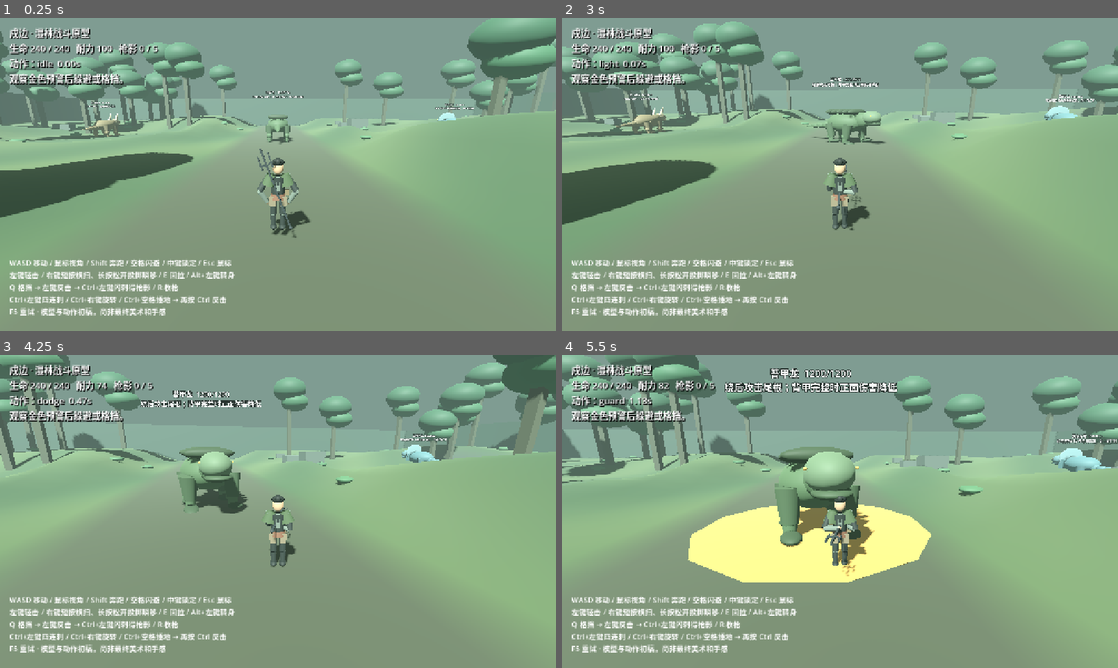
Above: before the commit, frames 1-4 (two rows, left to right).
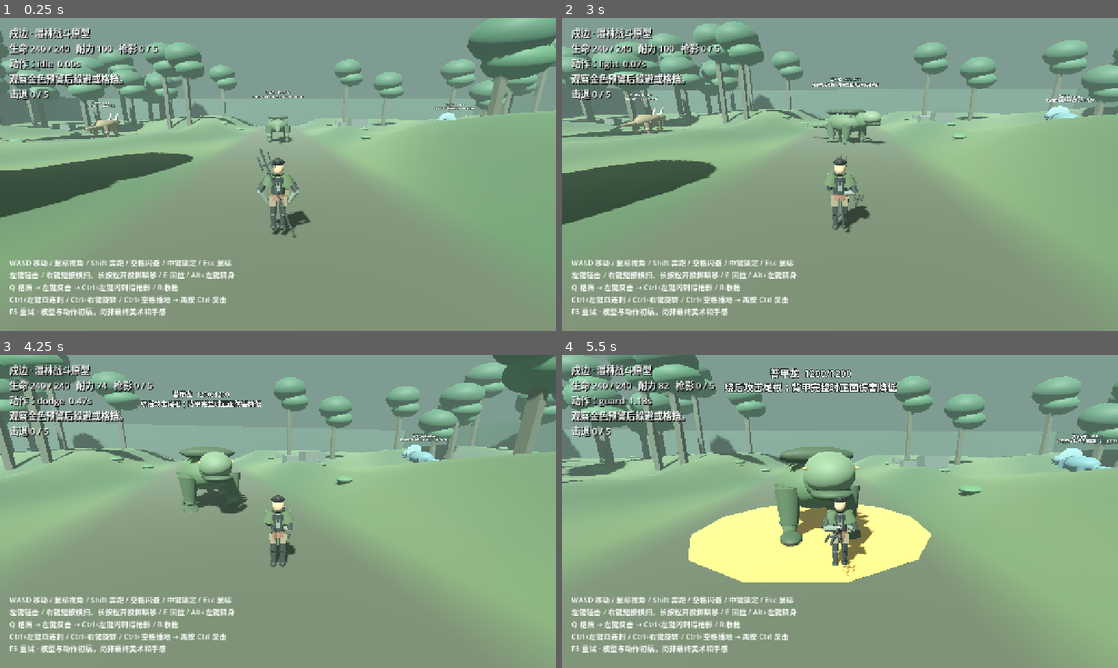
Above: after the commit, the same moments.

Repository: Rain-ziyu/huntbound
Game: Godot game, scene res://scenes/main/main.tscn
Same seed, same stepped clock (60 frames per second), same inputs: the game is played once before the commit and once after it.
Inputs (mouse positions are in pixels of both pictures, inside the frame that each line leads up to):
- Up to frame 1 (0.25 s): no input
- Up to frame 2 (3 s): tap Enter at 0.5 s; move the mouse to (867, 174) at 0.52 s; hold W from 0.53 s (still down); tap Q at 0.6 s; click (867, 174) at 0.67 s; tap Space at 0.77, 1.52 s; move the mouse to (812, 174) at 1.27 s; tap E at 1.35 s; move the mouse to (851, 168) at 2.02 s; tap R at 2.1 s; move the mouse to (834, 180) at 2.77 s; tap Ctrl at 2.85 s; click (834, 180) at 2.92 s
- Up to frame 3 (4.25 s): keep holding W; tap Space at 3.02, 3.77 s; move the mouse to (316, 514) at 3.52 s; hold Shift from 3.53 s (still down)
- Up to frame 4 (5.5 s): keep holding W; move the mouse to (795, 508) at 4.27 s; release Shift at 4.28 s; tap Q at 4.35 s; tap Space at 4.52 s; move the mouse to (845, 511) at 5.02 s; tap E at 5.1 s; click (845, 511) at 5.17 s

The runs differ from the first frame. In frame 1, 0.1% of the frame differs, in the area x 1-9%, y 22-27%; in frame 2, 0.3%, in the area x 1-55%, y 22-69%; in frame 3, 0.1%; in frame 4, 0.1%.

Commit message:
feat: add encounter lifecycle feedback and combat replays

Diff:
--- a/scripts/forest_world.gd
+++ b/scripts/forest_world.gd
@@ -97,6 +97,14 @@
 	var c = hunter.combat
 	hud.text = "戍边 · 湿林战斗原型\n生命 %d / 240   耐力 %d   枪影 %d / 5\n动作：%s  %.2fs\n%s" % [int(c.health),int(c.stamina),c.shadow_lifetimes.size(),c.action,c.elapsed,hunter.message]
 	if c.health<=0: hud.text += "\n任务失败 · F5 重试"
+	var defeated := 0
+	for monster in get_tree().get_nodes_in_group("monsters"):
+		if monster.health<=0: defeated += 1
+	hud.text += "\n击退 %d / 5" % defeated
+	if defeated==5 and c.health>0: hud.text += "\n林地已清理 · F5 重新挑战"
+	if is_instance_valid(hunter.lock_target) and hunter.lock_target.health>0:
+		var m = hunter.lock_target
+		hud.text += "\n锁定：%s  %d/%d\n%s\n对策：%s" % [m.data.name,ceili(m.health),int(m.data.health),m.data.trait,m.data.weakness]
 
 func capture() -> void:
 	await get_tree().create_timer(1).timeout
--- a/scripts/monster.gd
+++ b/scripts/monster.gd
@@ -3,6 +3,7 @@
 const Hazard = preload("res://scripts/hazard.gd")
 const CreatureModel = preload("res://scripts/creature_model.gd")
 var gait := 0.0
+var weak_marker: MeshInstance3D
 var data: Dictionary
 var target: CharacterBody3D
 var health := 0.0
@@ -28,6 +29,12 @@
 	collider.position.y = shape.height/2
 	add_child(collider)
 	mesh = CreatureModel.create(self,data)
+	var s: float = data.size
+	var marker_pos := Vector3(0,s*0.58,s*0.48)
+	if data.weak_side=="front": marker_pos = Vector3(0,s*0.78,-s*0.70)
+	elif data.weak_side=="flank": marker_pos = Vector3(s*0.37,s*0.58,0)
+	weak_marker = Visuals.piece(mesh,marker_pos,Vector3(0.22,0.22,0.22),Color("e6c57c"),true)
+	weak_marker.material_override = Visuals.mat(Color("e6c57c"),true)
 	tell = Visuals.piece(self,Vector3(0,0.05,0),Vector3(float(data.reach)*2,0.025,float(data.reach)*2),Color("b48848"),true)
 	tell.visible = false
 	label = Label3D.new()
@@ -40,11 +47,15 @@
 
 func _physics_process(delta: float) -> void:
 	if health <= 0:
+		collision_layer = 0
+		collision_mask = 0
+		weak_marker.visible = false
 		mesh.rotation.z = lerpf(mesh.rotation.z,1.35,delta*3)
 		tell.visible = false
 		label.text = str(data.name)+" 已击退"
 		return
 	label.text = "%s  %d/%d\n%s" % [data.name,ceili(health),int(data.health),data.weakness]
+	weak_marker.visible = data.weak_side=="rear" or (data.weak_side=="front" and phase=="windup") or (data.weak_side=="flank" and exposed>0)
 	stagger = maxf(0,stagger-delta)
 	exposed = maxf(0,exposed-delta)
 	if not is_on_floor(): velocity.y -= 25*delta
@@ -57,6 +68,13 @@
 		move_and_slide()
 		return
 	if not is_instance_valid(target): return
+	if target.combat.health<=0:
+		phase = "idle"
+		tell.visible = false
+		velocity.x = 0
+		velocity.z = 0
+		move_and_slide()
+		return
 	var offset := target.global_position-global_position
 	offset.y = 0
 	var distance := offset.length()
@@ -73,6 +91,7 @@
 				clock = 0
 				target_point = target.global_position
 				attack_done = false
+				disrupted = 0
 	elif phase == "windup":
 		tell.visible = true
 		tell.material_override.albedo_color = Color("71cce4") if data.pattern=="pulse" else (Color("93ae55") if data.pattern=="mist" else Color("c39a55"))
--- a/scripts/player.gd
+++ b/scripts/player.gd
@@ -147,7 +147,7 @@
 			"light","flash","fourfold":
 				var pulse := sin(p*PI) if combat.action!="fourfold" else sin(p*PI*4)
 				w.position.z -= maxf(0,pulse)*0.15
-				w.rotation.x -= 0.18
+				w.rotation.x += 0.18
 			"heavy","turn","spin","finisher":
 				w.rotation.y = -1.5+p*(TAU if combat.action in ["turn","spin","finisher"] else 3)
 				if combat.action=="finisher" and p>0.55: rig.joints["leg1"].rotation.x = -sin((p-0.55)/0.45*PI)*1.3
--- /dev/null
+++ b/tests/replay_encounter.gd
@@ -0,0 +1,53 @@
+extends SceneTree
+## Deterministic controller smoke replay, not a human difficulty or animation acceptance test.
+var elapsed := 0.0
+var decisions := 0
+var world: Node3D
+var fighter: CharacterBody3D
+var monster: CharacterBody3D
+var last_attack := "heavy"
+var result_saved := false
+
+func _initialize() -> void: call_deferred("setup")
+func setup() -> void:
+	world = load("res://scenes/main/main.tscn").instantiate()
+	root.add_child(world)
+	await physics_frame
+	await physics_frame
+	fighter = world.hunter
+	var creatures := get_nodes_in_group("monsters")
+	monster = creatures[0]
+	for argument in OS.get_cmdline_user_args():
+		if argument.begins_with("--species="):
+			for creature in creatures:
+				if creature.data.id==argument.trim_prefix("--species="): monster = creature
+	for creature in creatures:
+		if creature!=monster: creature.set_physics_process(false)
+	fighter.global_position = monster.global_position+Vector3(0,0,3.2)
+	fighter.lock_target = monster
+	physics_frame.connect(control)
+
+func control() -> void:
+	if result_saved: return
+	elapsed += 1.0/60.0
+	var c = fighter.combat
+	if c.health<=0 or monster.health<=0 or elapsed>=120:
+		result_saved = true
+		var result := {"species":monster.data.id,"simulation_seconds":snappedf(elapsed,0.01),"player_health":c.health,"monster_health":monster.health,"actions":decisions,"outcome":"victory" if monster.health<=0 else ("defeat" if c.health<=0 else "timeout"),"scope":"state-aware deterministic controller; no human difficulty or animation approval"}
+		var file := FileAccess.open("res://../Shubian-encounter-"+str(monster.data.id)+".json",FileAccess.WRITE)
+		file.store_string(JSON.stringify(result,"  "))
+		print("ENCOUNTER_REPLAY: ",JSON.stringify(result))
+		quit()
+		return
+	if c.action in ["hurt","finisher","fourfold","spin","flash"]: return
+	if c.action!="idle" and c.elapsed<float(c.MOVES[c.action].chain): return
+	var next := ""
+	if c.guard_reward>0: next = "reply"
+	elif c.flash_window>0: next = "flash"
+	elif monster.phase=="windup" and monster.clock>0.35: next = "guard"
+	elif monster.phase in ["recover","idle"]:
+		if not c.shadow_lifetimes.is_empty(): next = "spin"
+		else: next = "light" if last_attack=="heavy" else "heavy"
+	if next!="" and c.request(next):
+		decisions += 1
+		if next in ["light","heavy"]: last_attack = next
--- /dev/null
+++ b/tests/test_lifecycle.gd
@@ -0,0 +1,46 @@
+extends SceneTree
+var checks := 0
+var failures := 0
+func check(ok: bool, label: String) -> void:
+	checks += 1
+	if not ok:
+		failures += 1
+		printerr("FAIL: ",label)
+func _initialize() -> void: call_deferred("run")
+func run() -> void:
+	var world = load("res://scenes/main/main.tscn").instantiate()
+	root.add_child(world)
+	await physics_frame
+	await physics_frame
+	var p = world.hunter
+	p.set_physics_process(false)
+	var monsters := get_nodes_in_group("monsters")
+	for m in monsters: m.set_physics_process(false)
+	p.combat.set_action("light")
+	p.combat.elapsed = 0.25
+	p.animate(0,0)
+	var tip: Vector3 = p.rig.weapon.transform*Vector3(0,1.1,0)
+	check(tip.y>p.rig.weapon.position.y and tip.z<p.rig.weapon.position.z,"light tip points diagonally upward and forward")
+	var m = monsters[0]
+	var killed: Dictionary = m.receive_strike(100000,m.global_position+Vector3(0,0,4),"light")
+	m._physics_process(0.02)
+	check(m.health==0 and m.collision_layer==0,"defeated monster no longer blocks movement")
+	check(not m.receive_strike(100,m.global_position,"light").hit,"corpse cannot be hit again")
+	check(not m.weak_marker.visible,"corpse weak marker removed")
+	p.combat.health = 0
+	var living = monsters[1]
+	living.phase = "active"
+	living._physics_process(0.01)
+	check(living.phase=="idle" and not living.tell.visible,"monster stops attack on player death")
+	check(not p.combat.request("light"),"dead player cannot start actions")
+	p.combat.health = 240
+	for creature in monsters: creature.health = 0
+	world._process(0)
+	check("林地已清理" in world.hud.text,"all five defeated gives completion feedback")
+	p.combat.health = 0
+	world._process(0)
+	check("任务失败" in world.hud.text and not "林地已清理" in world.hud.text,"failure wins over victory on player death")
+	print("LIFECYCLE_CHECKS: ",checks," FAILURES: ",failures)
+	world.queue_free()
+	await process_frame
+	quit(1 if failures else 0)
Not shown, changed: docs/combat-implementation-status.md
